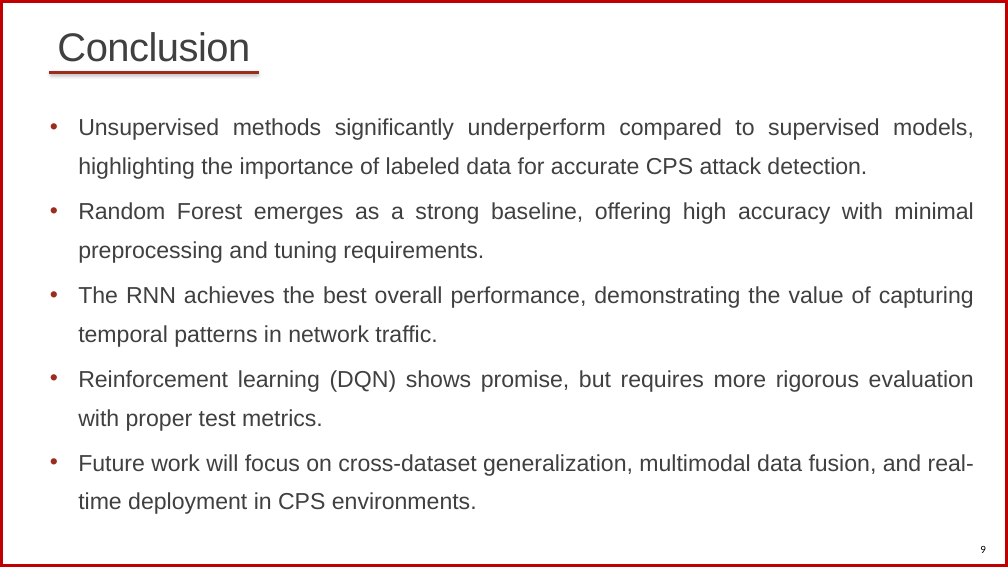
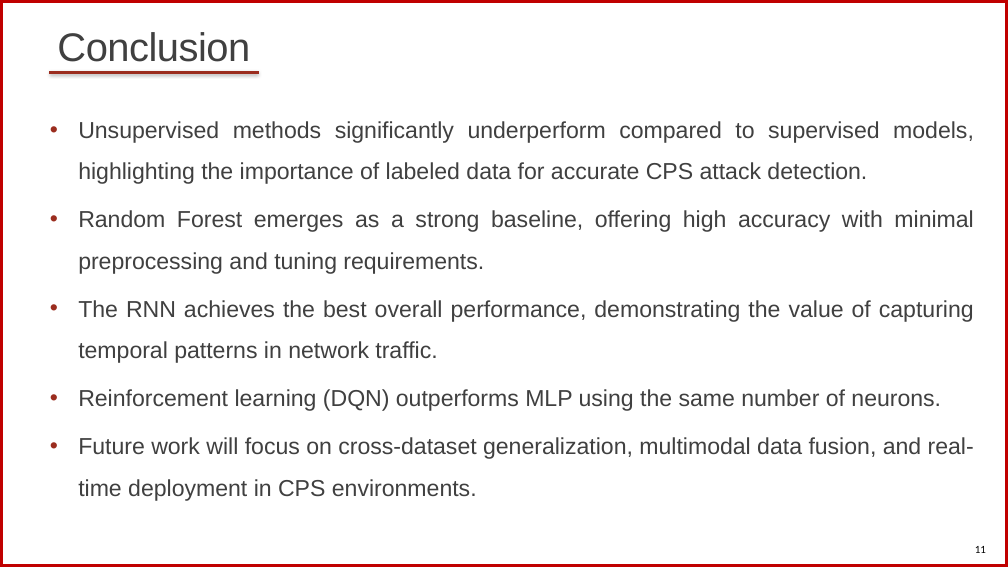
Before and after one commit to samiachoueiri/comparative_study_ML_ICS, a slide deck: slide 11 of final presentation.pptx (slide 9 before the commit). Drawn at 1008x567 pixels with LibreOffice and Linux fonts; fonts in the diff are those of the drawing. Boxes give left, top, right and bottom in pixels: in the first picture for what was removed or moved away, otherwise in the second. Text is boxed around its words. In the diff, an @@ line names an element or a change of style, - is before the commit and + after.

```diff
--- a/final presentation.pptx
+++ b/final presentation.pptx
@@ text at (78, 121, 974, 501): line spacing 1.4 to 1.5 @@
@@ text at (78, 389, 941, 411): text changed @@
-• Reinforcement learning (DQN) shows promise, but requires more rigorous evaluation with proper test metrics.
+• Reinforcement learning (DQN) outperforms MLP using the same number of neurons.
@@ page number at (975, 546, 986, 553): text changed @@
-9
+11
```
Also in this commit, not shown: 2 other slides changed, 2 slides added.
